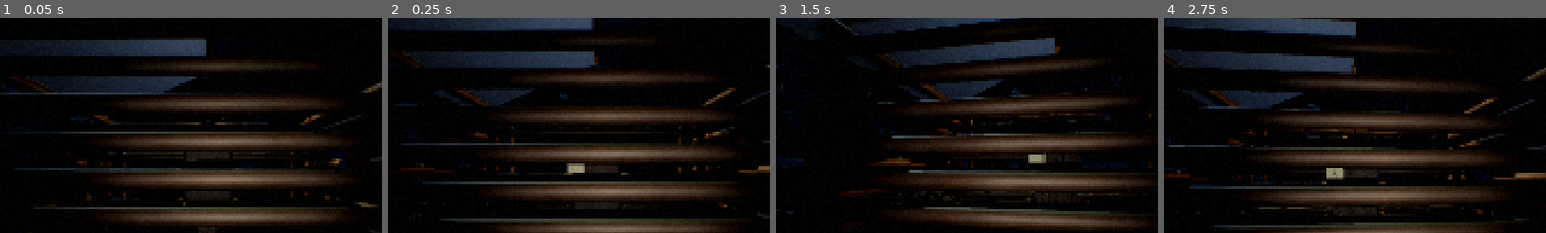
Above: before the commit, frames 1-4 (left to right).
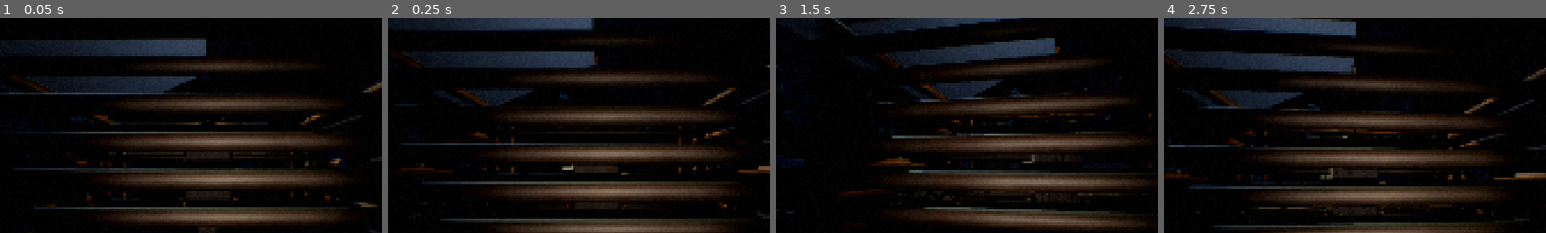
Above: after the commit, the same moments.

Repository: jakej985-rgb/the-black-pines
Game: Godot game, scene res://scenes/main/main.tscn
Two runs of this game, one before a commit and one after it. Both use one fixed random seed, a clock stepped at 60 frames per second and the inputs below.
Inputs (mouse positions are % of the whole screen's width and height, from its top left):
- Up to frame 1 (0.05 s): no input
- Up to frame 2 (0.25 s): no input
- Up to frame 3 (1.5 s): move the mouse to (55, 50) at 0.52 s; hold E (interact) 0.53-1.28 s; hold W (move_forward) from 0.53 s (still down); tap Space (jump) at 0.77 s; tap Enter at 1.25 s; move the mouse to (45, 50) at 1.27 s; tap E (interact) at 1.35 s
- Up to frame 4 (2.75 s): keep holding W (move_forward); tap Space (jump) at 1.52 s; move the mouse to (52, 48) at 2.02 s; hold Shift (sprint) from 2.03 s (still down); tap E (interact) at 2.3 s
The pictures show only the part of the screen within x 23-73%, y 15-65%; the shares and areas given below are measured in that part.

The runs differ from the first frame. In frame 1, less than 0.1% of the frame differs, in the area x 46-49%, y 65-71%; in frame 2, 0.2%; in frame 3, 0.2%; in frame 4, 0.3%, in the area x 40-48%, y 69-78%.

Commit message:
fix(graphics): Correct creature eye tracking, cabin porch collision, and camp interactables

Diff:
--- a/reports/visual_qa_report.json
+++ b/reports/visual_qa_report.json
@@ -2,19 +2,19 @@
 	"godot_version": "4.7.2-stable (official)",
 	"memory_leak_check": {
 		"delta_bytes": 3718004,
-		"final_memory_bytes": 30115947,
-		"initial_memory_bytes": 26397943,
+		"final_memory_bytes": 30147617,
+		"initial_memory_bytes": 26429613,
 		"passed": true
 	},
 	"overall_passed": true,
 	"presets": {
 		"High": {
 			"avg_draw_calls": 0.0,
-			"avg_frame_time_ms": 6.9,
-			"estimated_fps": 145.0,
-			"max_frame_time_ms": 7.49,
+			"avg_frame_time_ms": 6.89,
+			"estimated_fps": 145.1,
+			"max_frame_time_ms": 7.76,
 			"memory_used_mb": 99.8,
-			"min_frame_time_ms": 6.35,
+			"min_frame_time_ms": 6.1,
 			"render_scale": 1.0,
 			"shadow_atlas_size": 4096,
 			"ssao_enabled": true,
@@ -23,11 +23,11 @@
 		},
 		"Low": {
 			"avg_draw_calls": 0.0,
-			"avg_frame_time_ms": 6.9,
-			"estimated_fps": 145.0,
+			"avg_frame_time_ms": 6.89,
+			"estimated_fps": 145.1,
 			"max_frame_time_ms": 7.47,
-			"memory_used_mb": 99.5,
-			"min_frame_time_ms": 6.32,
+			"memory_used_mb": 99.6,
+			"min_frame_time_ms": 6.26,
 			"render_scale": 0.65,
 			"shadow_atlas_size": 1024,
 			"ssao_enabled": false,
@@ -38,9 +38,9 @@
 			"avg_draw_calls": 0.0,
 			"avg_frame_time_ms": 6.89,
 			"estimated_fps": 145.0,
-			"max_frame_time_ms": 7.47,
+			"max_frame_time_ms": 7.76,
 			"memory_used_mb": 99.7,
-			"min_frame_time_ms": 6.33,
+			"min_frame_time_ms": 6.12,
 			"render_scale": 0.8,
 			"shadow_atlas_size": 2048,
 			"ssao_enabled": true,
@@ -50,10 +50,10 @@
 		"Ultra": {
 			"avg_draw_calls": 0.0,
 			"avg_frame_time_ms": 6.89,
-			"estimated_fps": 145.1,
-			"max_frame_time_ms": 7.64,
+			"estimated_fps": 145.2,
+			"max_frame_time_ms": 7.73,
 			"memory_used_mb": 99.8,
-			"min_frame_time_ms": 6.13,
+			"min_frame_time_ms": 6.2,
 			"render_scale": 1.0,
 			"shadow_atlas_size": 8192,
 			"ssao_enabled": true,
@@ -67,5 +67,5 @@
 		"passed": 35,
 		"total_checked": 35
 	},
-	"timestamp": "2026-11-08T00:02:51"
+	"timestamp": "2026-11-08T00:16:17"
 }
--- a/scenes/creatures/sasquatch.tscn
+++ b/scenes/creatures/sasquatch.tscn
@@ -384,26 +384,26 @@
 surface_material_override/1 = ExtResource("3_claw_mat")
 
 [node name="Head" type="Node3D" parent="."]
-transform = Transform3D(1, 0, 0, 0, 1, 0, 0, 0, 1, 0, 2.38, -0.12)
+transform = Transform3D(1, 0, 0, 0, 1, 0, 0, 0, 1, 0, 2.30, -0.10)
 
 [node name="EyeLeft" type="OmniLight3D" parent="Head"]
-transform = Transform3D(1, 0, 0, 0, 1, 0, 0, 0, 1, -0.12, 0.04, -0.32)
+transform = Transform3D(1, 0, 0, 0, 1, 0, 0, 0, 1, -0.13, 0.04, -0.28)
 light_color = Color(1, 0.8, 0.25, 1)
 light_energy = 0.9
 omni_range = 2.0
 
 [node name="EyeMeshLeft" type="MeshInstance3D" parent="Head"]
-transform = Transform3D(1, 0, 0, 0, 1, 0, 0, 0, 1, -0.12, 0.04, -0.32)
+transform = Transform3D(1, 0, 0, 0, 1, 0, 0, 0, 1, -0.13, 0.04, -0.28)
 mesh = SubResource("SphereMesh_eye")
 
 [node name="EyeRight" type="OmniLight3D" parent="Head"]
-transform = Transform3D(1, 0, 0, 0, 1, 0, 0, 0, 1, 0.12, 0.04, -0.32)
+transform = Transform3D(1, 0, 0, 0, 1, 0, 0, 0, 1, 0.13, 0.04, -0.28)
 light_color = Color(1, 0.8, 0.25, 1)
 light_energy = 0.9
 omni_range = 2.0
 
 [node name="EyeMeshRight" type="MeshInstance3D" parent="Head"]
-transform = Transform3D(1, 0, 0, 0, 1, 0, 0, 0, 1, 0.12, 0.04, -0.32)
+transform = Transform3D(1, 0, 0, 0, 1, 0, 0, 0, 1, 0.13, 0.04, -0.28)
 mesh = SubResource("SphereMesh_eye")
 
 [node name="AnimationPlayer" type="AnimationPlayer" parent="."]
--- a/scenes/interactables/abandoned_camp.tscn
+++ b/scenes/interactables/abandoned_camp.tscn
@@ -14,8 +14,11 @@
 [ext_resource type="ArrayMesh" path="res://assets/models/camp_cooler.obj" id="12_cooler_mesh"]
 [ext_resource type="ArrayMesh" path="res://assets/models/camp_lantern.obj" id="13_lantern_mesh"]
 
-[sub_resource type="BoxShape3D" id="BoxShape3D_camp_col"]
-size = Vector3(5.5, 2.2, 5.5)
+[sub_resource type="BoxShape3D" id="BoxShape3D_tent"]
+size = Vector3(2.5, 1.8, 3.2)
+
+[sub_resource type="BoxShape3D" id="BoxShape3D_cooler"]
+size = Vector3(0.85, 0.5, 0.55)
 
 [sub_resource type="BoxShape3D" id="BoxShape3D_note"]
 size = Vector3(1.2, 0.8, 1.2)
@@ -30,11 +33,11 @@
 
 [node name="AbandonedCamp" type="Node3D"]
 
-[node name="CampArea" type="StaticBody3D" parent="."]
+[node name="TentBody" type="StaticBody3D" parent="."]
+transform = Transform3D(0.965926, 0, 0.258819, 0, 1, 0, -0.258819, 0, 0.965926, -0.4, 0.9, 0)
 
-[node name="CollisionShape3D" type="CollisionShape3D" parent="CampArea"]
-transform = Transform3D(1, 0, 0, 0, 1, 0, 0, 0, 1, 0, 1.0, 0)
-shape = SubResource("BoxShape3D_camp_col")
+[node name="CollisionShape3D" type="CollisionShape3D" parent="TentBody"]
+shape = SubResource("BoxShape3D_tent")
 
 [node name="TentMesh" type="MeshInstance3D" parent="."]
 transform = Transform3D(0.965926, 0, 0.258819, 0, 1, 0, -0.258819, 0, 0.965926, -0.4, 0, 0)
@@ -62,6 +65,12 @@
 surface_material_override/0 = ExtResource("9_cooler_mat")
 surface_material_override/1 = ExtResource("6_metal_mat")
 
+[node name="CoolerBody" type="StaticBody3D" parent="."]
+transform = Transform3D(0.866025, 0, 0.5, 0, 1, 0, -0.5, 0, 0.866025, -1.8, 0.25, 1.2)
+
+[node name="CollisionShape3D" type="CollisionShape3D" parent="CoolerBody"]
+shape = SubResource("BoxShape3D_cooler")
+
 [node name="CampLantern" type="MeshInstance3D" parent="."]
 transform = Transform3D(0.707107, 0, -0.707107, 0, 1, 0, 0.707107, 0, 0.707107, 1.4, 0, 1.5)
 mesh = ExtResource("13_lantern_mesh")
--- a/scenes/interactables/ranger_station.tscn
+++ b/scenes/interactables/ranger_station.tscn
@@ -9,10 +9,16 @@
 [ext_resource type="Material" uid="uid://mat_cabin_glass_01" path="res://assets/materials/mat_cabin_glass.tres" id="7_glass_mat"]
 
 [sub_resource type="BoxShape3D" id="BoxShape3D_cabin"]
-size = Vector3(6.8, 4.2, 7.2)
+size = Vector3(6.5, 4.2, 5.2)
+
+[sub_resource type="BoxShape3D" id="BoxShape3D_porch"]
+size = Vector3(6.8, 0.38, 2.0)
+
+[sub_resource type="BoxShape3D" id="BoxShape3D_steps"]
+size = Vector3(2.0, 0.26, 0.8)
 
 [sub_resource type="BoxShape3D" id="BoxShape3D_door_sign"]
-size = Vector3(1.4, 2.0, 0.4)
+size = Vector3(0.8, 1.0, 0.3)
 
 [sub_resource type="StandardMaterial3D" id="StandardMaterial3D_notice_paper"]
 albedo_color = Color(0.85, 0.8, 0.65, 1)
@@ -27,8 +33,16 @@
 [node name="CabinBody" type="StaticBody3D" parent="."]
 
 [node name="CollisionShape3D" type="CollisionShape3D" parent="CabinBody"]
-transform = Transform3D(1, 0, 0, 0, 1, 0, 0, 0, 1, 0, 2.1, 0.4)
+transform = Transform3D(1, 0, 0, 0, 1, 0, 0, 0, 1, 0, 2.1, 0)
 shape = SubResource("BoxShape3D_cabin")
+
+[node name="CollisionShape3D_porch" type="CollisionShape3D" parent="CabinBody"]
+transform = Transform3D(1, 0, 0, 0, 1, 0, 0, 0, 1, 0, 0.19, 3.6)
+shape = SubResource("BoxShape3D_porch")
+
+[node name="CollisionShape3D_steps" type="CollisionShape3D" parent="CabinBody"]
+transform = Transform3D(1, 0, 0, 0, 1, 0, 0, 0, 1, 0, 0.13, 4.95)
+shape = SubResource("BoxShape3D_steps")
 
 [node name="MeshInstance3D" type="MeshInstance3D" parent="CabinBody"]
 mesh = ExtResource("2_cabin_mesh")
@@ -39,7 +53,7 @@
 surface_material_override/4 = ExtResource("7_glass_mat")
 
 [node name="DoorSign" type="StaticBody3D" parent="."]
-transform = Transform3D(1, 0, 0, 0, 1, 0, 0, 0, 1, 0.6, 1.5, 2.45)
+transform = Transform3D(1, 0, 0, 0, 1, 0, 0, 0, 1, 0.8, 1.6, 2.70)
 collision_layer = 1
 collision_mask = 0
 script = ExtResource("1_clue")
--- a/scripts/creatures/sasquatch.gd
+++ b/scripts/creatures/sasquatch.gd
@@ -13,15 +13,28 @@
 var player_ref: Player = null
 var look_at_timer: float = 0.0
 var retreat_timer: float = 0.0
+var eye_mat: StandardMaterial3D = null
 
 @onready var eye_glow_left: OmniLight3D = $Head/EyeLeft
 @onready var eye_glow_right: OmniLight3D = $Head/EyeRight
+@onready var eye_mesh_left: MeshInstance3D = get_node_or_null("Head/EyeMeshLeft")
+@onready var eye_mesh_right: MeshInstance3D = get_node_or_null("Head/EyeMeshRight")
+@onready var head_visual: Node3D = get_node_or_null("Visuals/Torso/Head")
+@onready var head_node: Node3D = $Head
 @onready var visual_root: Node3D = $Visuals
 @onready var anim_player: AnimationPlayer = $AnimationPlayer
 
 func _ready() -> void:
 	if anim_player:
 		anim_player.play("stalking")
+
+	if eye_mesh_left and eye_mesh_left.mesh and eye_mesh_left.mesh.material:
+		eye_mat = eye_mesh_left.mesh.material.duplicate() as StandardMaterial3D
+		eye_mesh_left.material_override = eye_mat
+		if eye_mesh_right:
+			eye_mesh_right.material_override = eye_mat
+
+	_sync_head_transform()
 
 	# Find player in scene tree
 	await get_tree().process_frame
@@ -33,6 +46,8 @@
 			player_ref = main.get_node("Player")
 
 func _physics_process(delta: float) -> void:
+	_sync_head_transform()
+
 	if not player_ref:
 		return
 
@@ -44,16 +59,21 @@
 		State.RETREATING:
 			_process_retreating(delta)
 
+func _sync_head_transform() -> void:
+	if head_visual and head_node:
+		head_node.global_transform = head_visual.global_transform
+
 func _process_stalking(delta: float) -> void:
 	# Ensure stalking animation is active
 	if anim_player and anim_player.current_animation != "stalking":
 		anim_player.play("stalking")
 
 	# Slowly orient towards the player
-	var target_pos: Vector3 = player_ref.global_position
-	target_pos.y = global_position.y
-	var target_basis = Basis.looking_at(target_pos - global_position, Vector3.UP)
-	global_basis = global_basis.slerp(target_basis, delta * 2.0)
+	var diff = player_ref.global_position - global_position
+	diff.y = 0.0
+	if diff.length_squared() > 0.05:
+		var target_basis = Basis.looking_at(diff, Vector3.UP)
+		global_basis = global_basis.slerp(target_basis, delta * 2.0)
 
 	var dist_to_player: float = global_position.distance_to(player_ref.global_position)
 
@@ -62,11 +82,12 @@
 		_trigger_encounter()
 		return
 
-	# Check if player is looking directly at creature with flashlight on
+	# Check if player is looking directly at creature's head/eyes with flashlight on
 	if player_ref.flashlight and player_ref.flashlight.visible:
 		var cam = player_ref.camera
 		if cam:
-			var to_creature = (global_position + Vector3(0, 1.8, 0)) - cam.global_position
+			var target_point: Vector3 = head_node.global_position if head_node else (global_position + Vector3(0, 1.8, 0))
+			var to_creature = target_point - cam.global_position
 			var forward = -cam.global_transform.basis.z
 			var dot = forward.dot(to_creature.normalized())
 			if dot > 0.94 and dist_to_player < 36.0:
@@ -106,19 +127,26 @@
 		anim_player.play("retreat")
 
 	retreat_timer -= delta
-	# Move backward away from player
+	# Move backward away from player while keeping eerie eye gaze facing the player
 	if player_ref:
-		var away_dir = (global_position - player_ref.global_position).normalized()
-		away_dir.y = 0.0
+		var diff = player_ref.global_position - global_position
+		diff.y = 0.0
+		if diff.length_squared() > 0.05:
+			var target_basis = Basis.looking_at(diff, Vector3.UP)
+			global_basis = global_basis.slerp(target_basis, delta * 3.0)
+
+		var away_dir = -diff.normalized()
 		velocity = away_dir * retreat_speed
 		move_and_slide()
 
-	# Fade eye glow and vanish into fog
+	# Fade eye glow and eye mesh emission into fog
 	var alpha = clamp(retreat_timer / 1.5, 0.0, 1.0)
 	if eye_glow_left:
 		eye_glow_left.light_energy = alpha * 0.8
 	if eye_glow_right:
 		eye_glow_right.light_energy = alpha * 0.8
+	if eye_mat:
+		eye_mat.emission_energy_multiplier = alpha * 4.5
 
 	if retreat_timer <= 0.0:
 		current_state = State.GONE
--- a/tests/test_runtime_verification.gd
+++ b/tests/test_runtime_verification.gd
@@ -2,6 +2,9 @@
 
 func _init() -> void:
 	print("--- BEGIN AUTOMATED VERIFICATION ---")
+
+	# Allow tree and initial frame to establish
+	await process_frame
 
 	# 1. Verify Sasquatch Scene & Rig
 	var sasquatch_scene = load("res://scenes/creatures/sasquatch.tscn")
@@ -9,6 +12,7 @@
 	var sasquatch = sasquatch_scene.instantiate()
 	assert(sasquatch != null, "Failed to instantiate sasquatch")
 	root.add_child(sasquatch)
+	await process_frame
 
 	# Verify nodes
 	assert(sasquatch.get_node("CollisionShape3D") != null, "Missing CollisionShape3D")
@@ -21,6 +25,13 @@
 	assert(sasquatch.get_node("Visuals/Pelvis/LegRightUpper") != null, "Missing LegRightUpper")
 	assert(sasquatch.get_node("Head/EyeLeft") != null, "Missing Head/EyeLeft")
 	assert(sasquatch.get_node("Head/EyeRight") != null, "Missing Head/EyeRight")
+
+	# Verify eye socket alignment
+	var eye_l: OmniLight3D = sasquatch.get_node("Head/EyeLeft")
+	var eye_r: OmniLight3D = sasquatch.get_node("Head/EyeRight")
+	assert(abs(eye_l.position.x - (-0.13)) < 0.02, "EyeLeft socket X out of alignment")
+	assert(abs(eye_r.position.x - 0.13) < 0.02, "EyeRight socket X out of alignment")
+	assert(abs(eye_l.position.z - (-0.28)) < 0.02, "EyeLeft socket Z out of alignment")
 
 	# Verify AnimationPlayer & Animations
 	var anim: AnimationPlayer = sasquatch.get_node("AnimationPlayer")
@@ -39,13 +50,22 @@
 	assert(anim.current_animation == "charge", "charge failed to play")
 	anim.play("retreat")
 	assert(anim.current_animation == "retreat", "retreat failed to play")
-	print("✓ Sasquatch: Rig, nodes, and animations fully verified.")
+
+	# Test dynamic head transform synchronization
+	sasquatch._sync_head_transform()
+	var head_vis: Node3D = sasquatch.get_node("Visuals/Torso/Head")
+	var head_node: Node3D = sasquatch.get_node("Head")
+	assert(head_node.global_position.distance_to(head_vis.global_position) < 0.01, "Head node failed to synchronize with anatomical head mesh!")
+	print("✓ Sasquatch: Rig, nodes, eye sockets, and animations fully verified.")
 
 	# 2. Verify Ranger Station
 	var ranger_scene = load("res://scenes/interactables/ranger_station.tscn")
 	assert(ranger_scene != null, "Failed to load ranger_station.tscn")
 	var ranger = ranger_scene.instantiate()
 	root.add_child(ranger)
+	await process_frame
+	await physics_frame
+
 	var cabin_mesh: MeshInstance3D = ranger.get_node("CabinBody/MeshInstance3D")
 	assert(cabin_mesh != null, "Missing cabin mesh")
 	assert(cabin_mesh.get_surface_override_material(0) != null, "Missing wood material")
@@ -53,19 +73,52 @@
 	assert(cabin_mesh.get_surface_override_material(2) != null, "Missing metal material")
 	assert(cabin_mesh.get_surface_override_material(3) != null, "Missing stone material")
 	assert(cabin_mesh.get_surface_override_material(4) != null, "Missing glass material")
-	print("✓ Ranger Station: Multi-surface PBR cabin verified.")
+
+	# Verify porch deck and steps collision
+	assert(ranger.get_node("CabinBody/CollisionShape3D_porch") != null, "Missing CollisionShape3D_porch")
+	assert(ranger.get_node("CabinBody/CollisionShape3D_steps") != null, "Missing CollisionShape3D_steps")
+
+	# Verify DoorSign interactability from porch
+	var door_sign: Node = ranger.get_node("DoorSign")
+	assert(door_sign != null, "Missing DoorSign")
+	assert(door_sign is InspectableClue, "DoorSign must be an InspectableClue")
+	assert(door_sign.position.z >= 2.65, "DoorSign must be positioned on outer wall facing porch!")
+
+	var space_state = root.get_world_3d().direct_space_state
+	var ray_from = ranger.global_position + Vector3(0.8, 1.6, 3.4)
+	var ray_to = ranger.global_position + Vector3(0.8, 1.6, 2.70)
+	var ray_param = PhysicsRayQueryParameters3D.create(ray_from, ray_to)
+	var ray_hit = space_state.intersect_ray(ray_param)
+	assert(!ray_hit.is_empty(), "Raycast from porch failed to hit notice board!")
+	assert(ray_hit.collider == door_sign, "Raycast hit " + str(ray_hit.collider.name) + " instead of DoorSign!")
+	print("✓ Ranger Station: Multi-surface PBR cabin, walkable porch, and unblocked notice board verified.")
 
 	# 3. Verify Abandoned Camp
 	var camp_scene = load("res://scenes/interactables/abandoned_camp.tscn")
 	assert(camp_scene != null, "Failed to load abandoned_camp.tscn")
 	var camp = camp_scene.instantiate()
 	root.add_child(camp)
+	await process_frame
+	await physics_frame
+
 	assert(camp.get_node("TentMesh") != null, "Missing TentMesh")
+	assert(camp.get_node("TentBody") != null, "Missing TentBody collision")
+	assert(camp.get_node("CoolerBody") != null, "Missing CoolerBody collision")
 	assert(camp.get_node("Firepit") != null, "Missing Firepit")
 	assert(camp.get_node("Cooler") != null, "Missing Cooler")
 	assert(camp.get_node("CampLantern") != null, "Missing CampLantern")
 	assert(camp.get_node("TornJournal") != null, "Missing TornJournal")
-	print("✓ Abandoned Camp: Upgraded tent, firepit, cooler, and lantern verified.")
+
+	# Verify TornJournal interactability within camp (unblocked by any giant box)
+	var journal: Node = camp.get_node("TornJournal")
+	var camp_space = root.get_world_3d().direct_space_state
+	var journal_ray_from = camp.global_position + Vector3(1.6, 1.2, 0.2)
+	var journal_ray_to = camp.global_position + Vector3(1.6, 0.1, -0.8)
+	var journal_param = PhysicsRayQueryParameters3D.create(journal_ray_from, journal_ray_to)
+	var journal_hit = camp_space.intersect_ray(journal_param)
+	assert(!journal_hit.is_empty(), "Raycast to TornJournal failed!")
+	assert(journal_hit.collider == journal, "Raycast hit " + str(journal_hit.collider.name) + " instead of TornJournal!")
+	print("✓ Abandoned Camp: Upgraded tent, firepit, cooler, lantern, and unobstructed clues verified.")
 
 	# 4. Verify Elk Carcass
 	var carcass_scene = load("res://scenes/interactables/clue_carcass.tscn")
Not shown, changed: walkthrough.md
